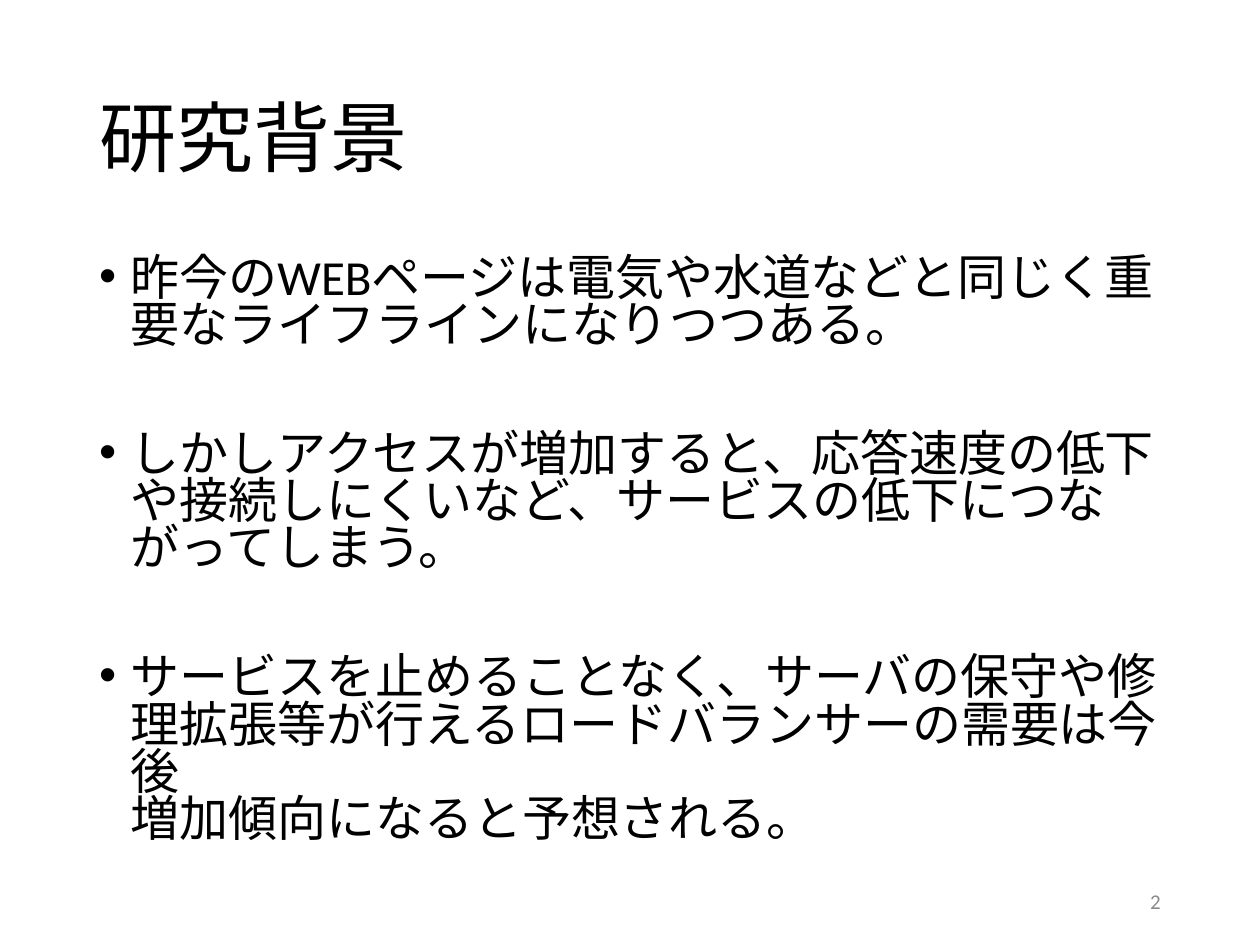
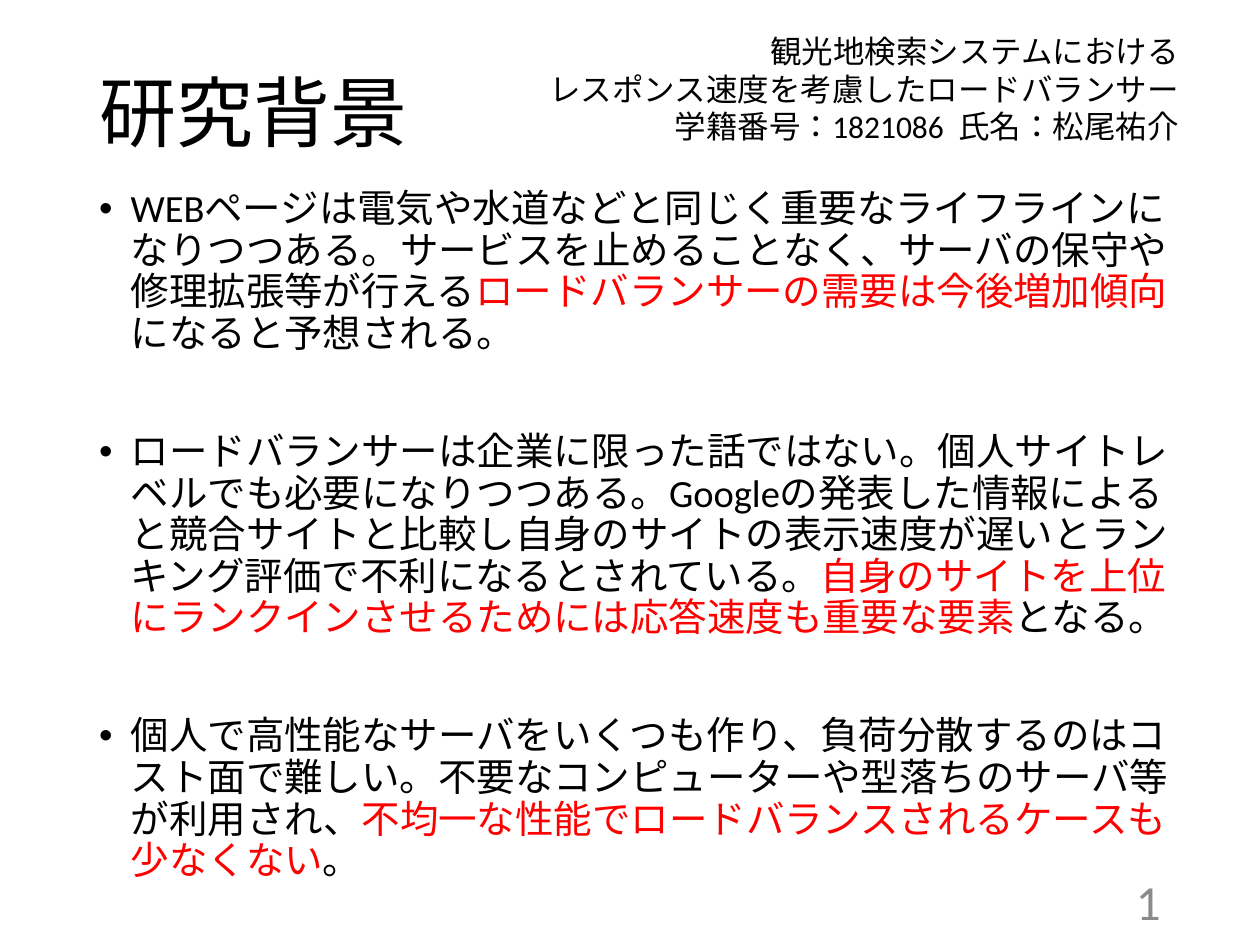
Before and after one commit to kait-takanolab/1821086_matsuo_thesis, a slide deck: slide 1 of 発表用/1821086_中間発表.pptx (slide 2 before the commit). Drawn at 1260x945 pixels with LibreOffice and Linux fonts; fonts in the diff are those of the drawing. Boxes give left, top, right and bottom in pixels: in the first picture for what was removed or moved away, otherwise in the second. Text is boxed around its words. In the diff, an @@ line names an element or a change of style, - is before the commit and + after.

Commit message:
中間発表スライド選別と修正

```diff
--- a/発表用/1821086_中間発表.pptx
+++ b/発表用/1821086_中間発表.pptx
@@ title "研究背景": place and size @@
-title "研究背景" at bbox=[99, 101, 407, 173]
+title "研究背景" at bbox=[99, 76, 407, 148]
@@ text added at bbox=[549, 36, 1179, 141], 18 pt, text #000000 @@
+観光地検索システムにおける
+レスポンス速度を考慮したロードバランサー
+学籍番号：1821086 氏名：松尾祐介
@@ text at bbox=[131, 225, 1169, 877]: text changed; size 28 to 22 pt @@
-• 昨今のWEBページは電気や水道などと同じく重要なライフラインになりつつある。
-• しかしアクセスが増加すると、応答速度の低下や接続しにくいなど、サービスの低下につながってしまう。
-• サービスを止めることなく、サーバの保守や修理拡張等が行えるロードバランサーの需要は今後
-  増加傾向になると予想される。
+• WEBページは電気や水道などと同じく重要なライフラインになりつつある。サービスを止めることなく、サーバの保守や修理拡張等が行えるロードバランサーの需要は今後増加傾向になると予想される。
+• ロードバランサーは企業に限った話ではない。個人サイトレベルでも必要になりつつある。Googleの発表した情報によると競合サイトと比較し自身のサイトの表示速度が遅いとランキング評価で不利になるとされている。自身のサイトを上位にランクインさせるためには応答速度も重要な要素となる。
+• 個人で高性能なサーバをいくつも作り、負荷分散するのはコスト面で難しい。不要なコンピューターや型落ちのサーバ等が利用され、不均一な性能でロードバランスされるケースも少なくない。
@@ page number at bbox=[1136, 888, 1161, 920]: text changed; size 12 to 28 pt @@
-2
+1
```
Also in this commit, not shown: 5 other slides changed, 1 slide added, 1 slide removed, 1 other file.
